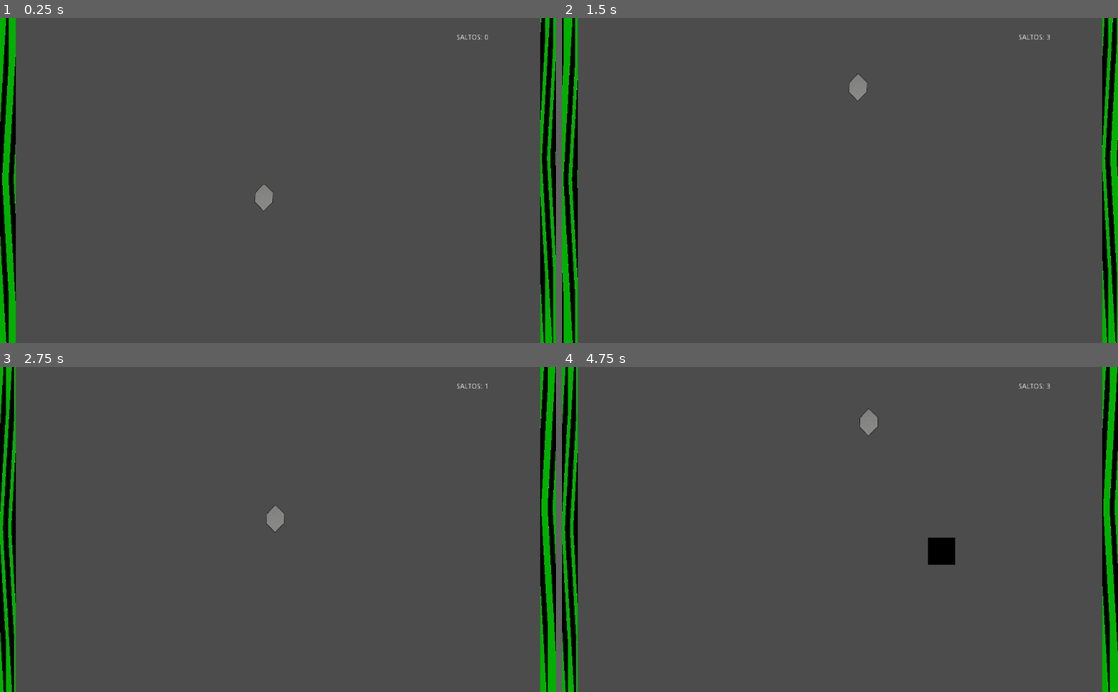
Above: before the commit, frames 1-4 (two rows, left to right).
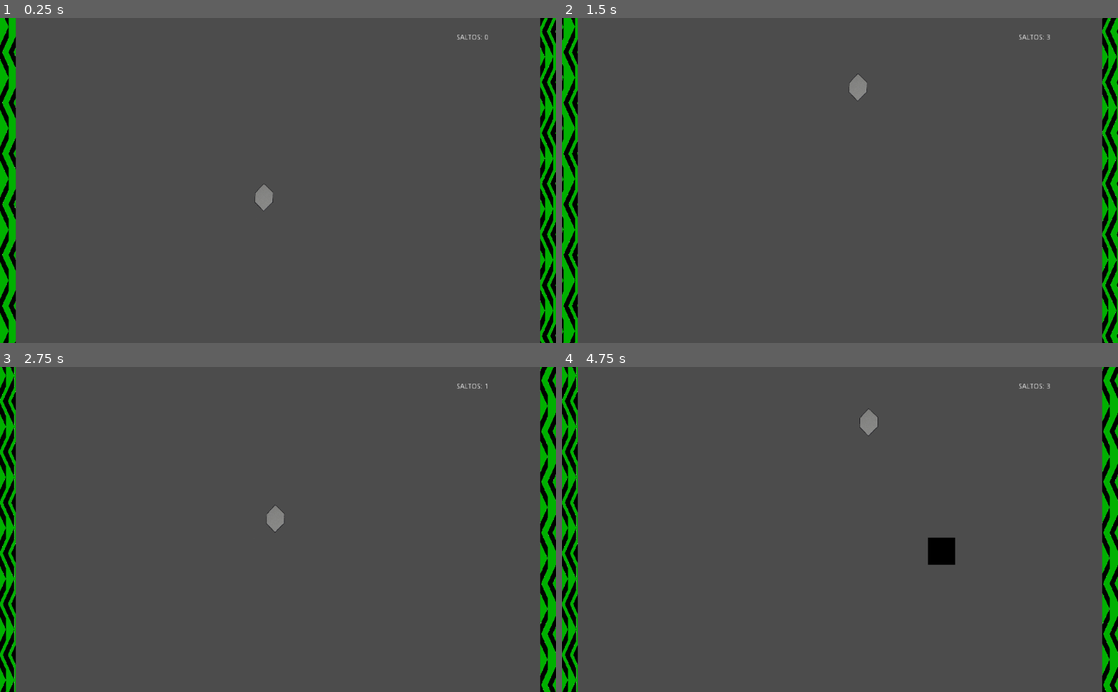
Above: after the commit, the same moments.

Repository: rustimacc/PROG3__TP05
Game: Godot game, scene res://Juego.tscn
The game is run twice, just before and just after one commit, with the same random seed, the same clock (stepped at 60 frames per second) and the same inputs. The engine's default icon, where the game draws it, is replaced by a stand-in: a white triangle on a blue panel in a dark square.
Inputs (mouse positions are in pixels of both pictures, inside the frame that each line leads up to):
- Up to frame 1 (0.25 s): no input
- Up to frame 2 (1.5 s): move the mouse to (962, 164) at 0.52 s; tap R (reiniciar) at 0.6 s; click (962, 164) at 0.67 s; tap Space (salto) at 0.77 s; drag from (728, 196) to (845, 109) at 1.27 s
- Up to frame 3 (2.75 s): move the mouse to (333, 458) at 2.02 s; tap R (reiniciar) at 2.1 s; click (333, 458) at 2.17 s
- Up to frame 4 (4.75 s): drag from (812, 594) to (673, 480) at 2.77 s; move the mouse to (1006, 578) at 3.52 s; tap R (reiniciar) at 3.6 s; click (1006, 578) at 3.67 s; tap Space (salto) at 3.77 s; drag from (673, 480) to (845, 458) at 4.27 s

The runs differ from the first frame. In frame 1, 3.1% of the frame differs, in the area x 0-100%, y 0-100%; in frame 2, 3.1%; in frame 3, 3.2%; in frame 4, 3.2%.

Commit message:
Se agregó shader flechas con dirección y tiling

Diff:
--- a/Juego.gd
+++ b/Juego.gd
@@ -1,10 +1,10 @@
 extends Node2D
 
-var bloque=preload("res://obstaculo.tscn")
-var bloqueCuadrado=preload("res://ObstaculoCuadrado.tscn")
+var bloque=preload("res://Objetos/obstaculo.tscn")
+var bloqueCuadrado=preload("res://Objetos/ObstaculoCuadrado.tscn")
 
-var BalaPower=preload("res://PowerUpArma.tscn")
-var CongeladorPower=preload("res://Congelador.tscn")
+var BalaPower=preload("res://Objetos/PowerUpArma.tscn")
+var CongeladorPower=preload("res://Objetos/Congelador.tscn")
 
 var tiempoSpawnPowerUp
 
--- a/Juego.tscn
+++ b/Juego.tscn
@@ -1,7 +1,7 @@
 [gd_scene load_steps=6 format=2]
 
 [ext_resource path="res://Jugador.tscn" type="PackedScene" id=1]
-[ext_resource path="res://pared.tscn" type="PackedScene" id=2]
+[ext_resource path="res://Objetos/pared.tscn" type="PackedScene" id=2]
 [ext_resource path="res://Juego.gd" type="Script" id=3]
 [ext_resource path="res://CanvasLayer.gd" type="Script" id=4]
 
--- a/Jugador.gd
+++ b/Jugador.gd
@@ -1,6 +1,6 @@
 extends RigidBody2D
 
-var balas=preload("res://bala.tscn")
+var balas=preload("res://Objetos/bala.tscn")
 
 #determina la direccion del salto
 export  var DireLateral:int
@@ -49,6 +49,10 @@
 func _on_Jugador_body_entered(body):
 	if body.is_in_group("pared"):
 		DireLateral*=-1
+		if DireLateral>0:
+			body.emit_signal("cambiardireccionflecas",-1)
+		else:
+			body.emit_signal("cambiardireccionflecas",1)
 		print("colision")
 
 
--- a/Congelador.tscn
+++ b/Objetos/Congelador.tscn
@@ -1,21 +1,21 @@
 [gd_scene load_steps=6 format=2]
 
-[ext_resource path="res://icon.png" type="Texture" id=1]
-[ext_resource path="res://Shaders/outline.shader" type="Shader" id=2]
-[ext_resource path="res://powerup.gd" type="Script" id=3]
+[ext_resource path="res://Shaders/outline.shader" type="Shader" id=1]
+[ext_resource path="res://Objetos/powerup.gd" type="Script" id=2]
+[ext_resource path="res://icon.png" type="Texture" id=3]
 
 [sub_resource type="RectangleShape2D" id=1]
 extents = Vector2( 15.031, 14.8269 )
 
 [sub_resource type="ShaderMaterial" id=2]
-shader = ExtResource( 2 )
+shader = ExtResource( 1 )
 shader_param/anchoLinea = 8.62
 shader_param/color_outline = null
 
 [node name="Congelador" type="Area2D" groups=[
 "congelador",
 ]]
-script = ExtResource( 3 )
+script = ExtResource( 2 )
 
 [node name="CollisionShape2D" type="CollisionShape2D" parent="."]
 shape = SubResource( 1 )
--- a/ObstaculoCuadrado.gd
+++ b/Objetos/ObstaculoCuadrado.gd
@@ -1,4 +1,4 @@
-extends "res://obstaculo.gd"
+extends "res://Objetos/obstaculo.gd"
 
 
 
--- /dev/null
+++ b/Objetos/ObstaculoCuadrado.tscn
@@ -0,0 +1,19 @@
+[gd_scene load_steps=3 format=2]
+
+[ext_resource path="res://Objetos/cuadrado.tscn" type="PackedScene" id=1]
+[ext_resource path="res://Objetos/ObstaculoCuadrado.gd" type="Script" id=2]
+
+[node name="ObstaculoCuadrado" type="KinematicBody2D"]
+script = ExtResource( 2 )
+
+[node name="Cuadrado" parent="." instance=ExtResource( 1 )]
+position = Vector2( 28, 28 )
+
+[node name="Cuadrado2" parent="." instance=ExtResource( 1 )]
+position = Vector2( 28, -28 )
+
+[node name="Cuadrado3" parent="." instance=ExtResource( 1 )]
+position = Vector2( -28, -28 )
+
+[node name="Cuadrado4" parent="." instance=ExtResource( 1 )]
+position = Vector2( -28, 28 )
--- a/PowerUpArma.tscn
+++ b/Objetos/PowerUpArma.tscn
@@ -1,7 +1,7 @@
 [gd_scene load_steps=4 format=2]
 
-[ext_resource path="res://grafico.png" type="Texture" id=1]
-[ext_resource path="res://powerup.gd" type="Script" id=2]
+[ext_resource path="res://Objetos/powerup.gd" type="Script" id=1]
+[ext_resource path="res://grafico.png" type="Texture" id=2]
 
 [sub_resource type="RectangleShape2D" id=1]
 extents = Vector2( 25.0466, 24.6859 )
@@ -9,7 +9,7 @@
 [node name="PowerUpArma" type="Area2D" groups=[
 "arma",
 ]]
-script = ExtResource( 2 )
+script = ExtResource( 1 )
 
 [node name="CollisionShape2D" type="CollisionShape2D" parent="."]
 shape = SubResource( 1 )
--- a/bala.tscn
+++ b/Objetos/bala.tscn
@@ -1,17 +1,17 @@
 [gd_scene load_steps=4 format=2]
 
-[ext_resource path="res://icon.png" type="Texture" id=1]
-[ext_resource path="res://bala.gd" type="Script" id=2]
+[ext_resource path="res://Objetos/bala.gd" type="Script" id=1]
+[ext_resource path="res://icon.png" type="Texture" id=2]
 
 [sub_resource type="CircleShape2D" id=1]
 
 [node name="bala" type="KinematicBody2D"]
 z_index = -5
-script = ExtResource( 2 )
+script = ExtResource( 1 )
 
 [node name="Sprite" type="Sprite" parent="."]
 scale = Vector2( 0.237233, 0.237233 )
-texture = ExtResource( 1 )
+texture = ExtResource( 2 )
 
 [node name="Area2D" type="Area2D" parent="." groups=[
 "balas",
--- a/cuadrado.tscn
+++ b/Objetos/cuadrado.tscn
@@ -1,7 +1,7 @@
 [gd_scene load_steps=12 format=2]
 
-[ext_resource path="res://grafico.png" type="Texture" id=1]
-[ext_resource path="res://cuadrado.gd" type="Script" id=2]
+[ext_resource path="res://Objetos/cuadrado.gd" type="Script" id=1]
+[ext_resource path="res://grafico.png" type="Texture" id=2]
 
 [sub_resource type="RectangleShape2D" id=1]
 extents = Vector2( 50.1955, 50.1505 )
@@ -77,8 +77,8 @@
 [node name="Cuadrado" type="Sprite"]
 scale = Vector2( 0.5, 0.5 )
 z_index = -5
-texture = ExtResource( 1 )
-script = ExtResource( 2 )
+texture = ExtResource( 2 )
+script = ExtResource( 1 )
 
 [node name="Area2D" type="Area2D" parent="." groups=[
 "danio",
--- a/obstaculo.gd
+++ b/Objetos/obstaculo.gd
@@ -1,6 +1,6 @@
 extends KinematicBody2D
 
-var cuadrado=preload("res://cuadrado.tscn")
+var cuadrado=preload("res://Objetos/cuadrado.tscn")
 
 var vel=50
 
--- /dev/null
+++ b/Objetos/obstaculo.tscn
@@ -0,0 +1,22 @@
+[gd_scene load_steps=3 format=2]
+
+[ext_resource path="res://Objetos/cuadrado.tscn" type="PackedScene" id=1]
+[ext_resource path="res://Objetos/obstaculo.gd" type="Script" id=2]
+
+[node name="obstaculoLinea" type="KinematicBody2D"]
+position = Vector2( 0, 3200.73 )
+script = ExtResource( 2 )
+
+[node name="Cuadrado" parent="." instance=ExtResource( 1 )]
+
+[node name="Cuadrado2" parent="." instance=ExtResource( 1 )]
+position = Vector2( 64, 0 )
+
+[node name="Cuadrado3" parent="." instance=ExtResource( 1 )]
+position = Vector2( 128, 0 )
+
+[node name="Cuadrado4" parent="." instance=ExtResource( 1 )]
+position = Vector2( -128, 0 )
+
+[node name="Cuadrado5" parent="." instance=ExtResource( 1 )]
+position = Vector2( -64, 0 )
--- /dev/null
+++ b/Objetos/pared.gd
@@ -0,0 +1,14 @@
+extends RigidBody2D
+
+signal cambiardireccionflecas(value)
+
+func _ready():
+	$Sprite.material.set_shader_param("Espejado", -1)
+	pass # Replace with function body.
+
+
+
+func _on_Pared_cambiardireccionflecas(value):
+	$Sprite.material.set_shader_param ( "Espejado", value)
+	print("hola, esto funciona")
+	pass # Replace with function body.
--- /dev/null
+++ b/Objetos/pared.tscn
@@ -0,0 +1,32 @@
+[gd_scene load_steps=6 format=2]
+
+[ext_resource path="res://Sprites/flechas 2.png" type="Texture" id=1]
+[ext_resource path="res://Shaders/Flechas moviles.shader" type="Shader" id=2]
+[ext_resource path="res://Objetos/pared.gd" type="Script" id=3]
+
+[sub_resource type="ShaderMaterial" id=1]
+shader = ExtResource( 2 )
+shader_param/dire = Vector2( -1, 0 )
+shader_param/espejado = 1.0
+shader_param/cantidadFlechasVerticales = 8.0
+shader_param/vel = 1.0
+
+[sub_resource type="RectangleShape2D" id=2]
+extents = Vector2( 24.8333, 375.361 )
+
+[node name="Pared" type="RigidBody2D" groups=[
+"pared",
+]]
+mode = 1
+script = ExtResource( 3 )
+
+[node name="Sprite" type="Sprite" parent="."]
+material = SubResource( 1 )
+position = Vector2( 2.19809, -2.05805 )
+scale = Vector2( 0.0534352, 1.05819 )
+texture = ExtResource( 1 )
+flip_h = true
+
+[node name="Coll" type="CollisionShape2D" parent="."]
+shape = SubResource( 2 )
+[connection signal="cambiardireccionflecas" from="." to="." method="_on_Pared_cambiardireccionflecas"]
--- a/ObstaculoCuadrado.tscn
+++ /dev/null
@@ -1,19 +0,0 @@
-[gd_scene load_steps=3 format=2]
-
-[ext_resource path="res://ObstaculoCuadrado.gd" type="Script" id=1]
-[ext_resource path="res://cuadrado.tscn" type="PackedScene" id=2]
-
-[node name="ObstaculoCuadrado" type="KinematicBody2D"]
-script = ExtResource( 1 )
-
-[node name="Cuadrado" parent="." instance=ExtResource( 2 )]
-position = Vector2( 28, 28 )
-
-[node name="Cuadrado2" parent="." instance=ExtResource( 2 )]
-position = Vector2( 28, -28 )
-
-[node name="Cuadrado3" parent="." instance=ExtResource( 2 )]
-position = Vector2( -28, -28 )
-
-[node name="Cuadrado4" parent="." instance=ExtResource( 2 )]
-position = Vector2( -28, 28 )
--- /dev/null
+++ b/Shaders/Flechas moviles.shader
@@ -0,0 +1,13 @@
+shader_type canvas_item;
+
+uniform vec2 dire=vec2(-1.0,0.0);
+uniform float espejado=1;
+uniform float cantidadFlechasVerticales=8;
+uniform float vel=1;
+
+void fragment(){
+	vec2 uv=vec2(espejado,cantidadFlechasVerticales);//dirección de la flecha y cantidad de flechas en eje Y
+	vec2 movimiento=UV*(uv)+dire*TIME*vel;//movimiento y dirección de movimiento de las flechas
+	COLOR=texture(TEXTURE,movimiento);
+
+}
--- a/obstaculo.tscn
+++ /dev/null
@@ -1,22 +0,0 @@
-[gd_scene load_steps=3 format=2]
-
-[ext_resource path="res://obstaculo.gd" type="Script" id=1]
-[ext_resource path="res://cuadrado.tscn" type="PackedScene" id=2]
-
-[node name="obstaculoLinea" type="KinematicBody2D"]
-position = Vector2( 0, 3200.73 )
-script = ExtResource( 1 )
-
-[node name="Cuadrado" parent="." instance=ExtResource( 2 )]
-
-[node name="Cuadrado2" parent="." instance=ExtResource( 2 )]
-position = Vector2( 64, 0 )
-
-[node name="Cuadrado3" parent="." instance=ExtResource( 2 )]
-position = Vector2( 128, 0 )
-
-[node name="Cuadrado4" parent="." instance=ExtResource( 2 )]
-position = Vector2( -128, 0 )
-
-[node name="Cuadrado5" parent="." instance=ExtResource( 2 )]
-position = Vector2( -64, 0 )
--- a/pared.tscn
+++ /dev/null
@@ -1,36 +0,0 @@
-[gd_scene load_steps=5 format=2]
-
-[ext_resource path="res://Sprites/flechas 2.png" type="Texture" id=1]
-
-[sub_resource type="Shader" id=4]
-code = "shader_type canvas_item;
-
-uniform vec2 dire=vec2(-1.0,0.0);
-uniform float vel=1;
-
-void fragment(){
-	COLOR=texture(TEXTURE,UV+(dire*TIME*vel));
-}"
-
-[sub_resource type="ShaderMaterial" id=5]
-shader = SubResource( 4 )
-shader_param/dire = Vector2( -1, 0 )
-shader_param/vel = 1.0
-
-[sub_resource type="RectangleShape2D" id=3]
-extents = Vector2( 24.8333, 375.361 )
-
-[node name="Pared" type="RigidBody2D" groups=[
-"pared",
-]]
-mode = 1
-
-[node name="Sprite" type="Sprite" parent="."]
-material = SubResource( 5 )
-position = Vector2( 2.19809, -2.05805 )
-scale = Vector2( 0.0534352, 1.05819 )
-texture = ExtResource( 1 )
-flip_h = true
-
-[node name="Coll" type="CollisionShape2D" parent="."]
-shape = SubResource( 3 )
Not shown: 1 places in Objetos/Congelador.tscn that only renumber resources
Not shown: 1 places in Objetos/PowerUpArma.tscn that only renumber resources
Renamed: bala.gd -> Objetos/bala.gd
Renamed: cuadrado.gd -> Objetos/cuadrado.gd
Renamed: powerup.gd -> Objetos/powerup.gd
